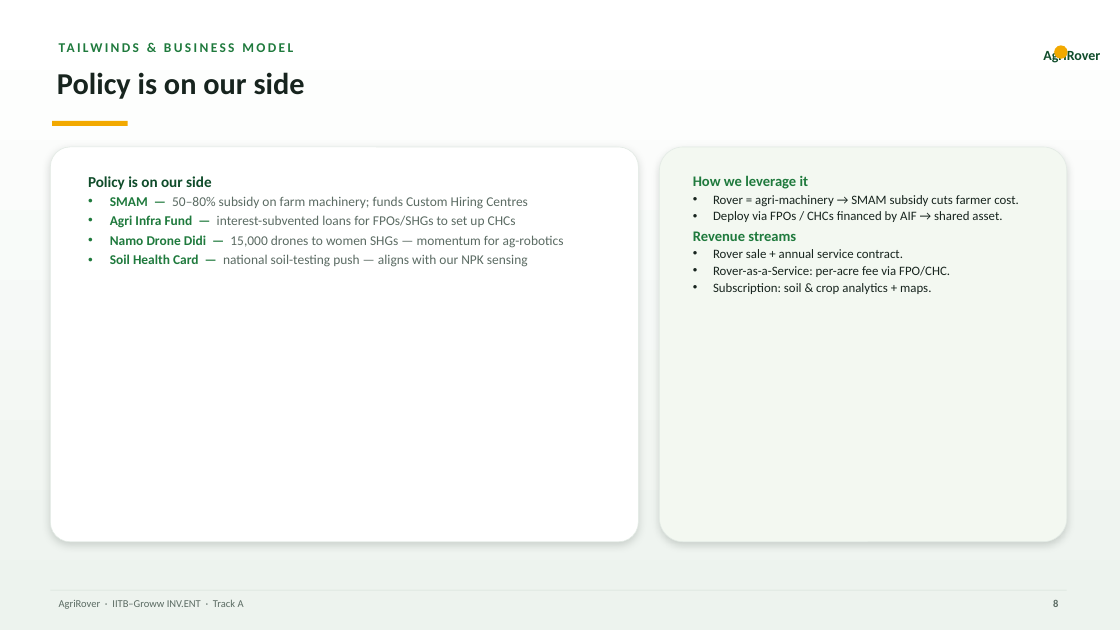
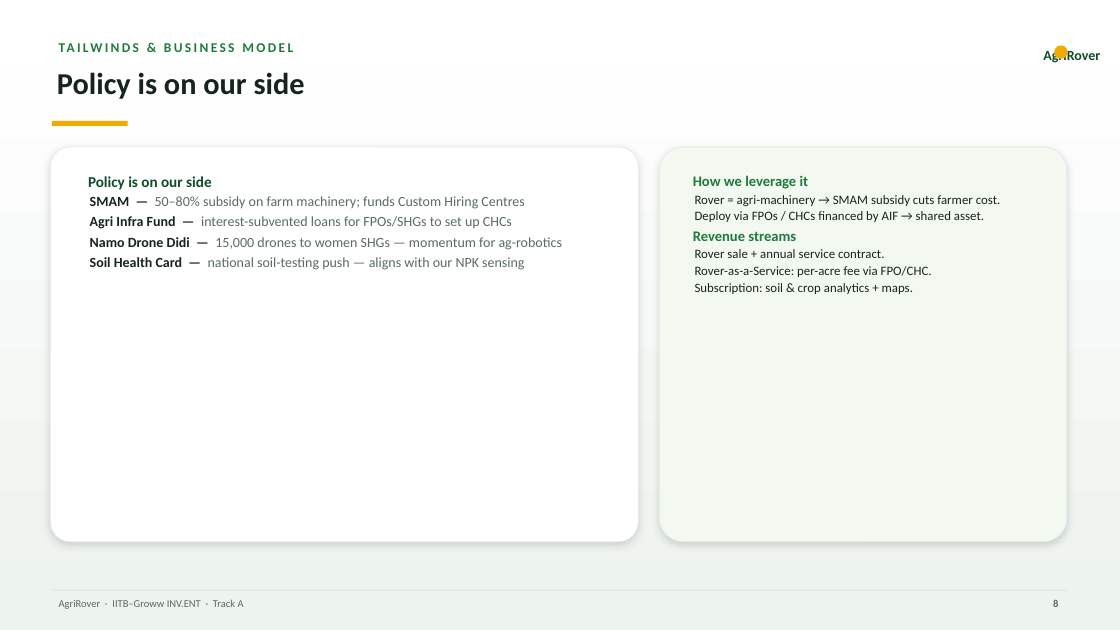
Before and after one commit to aman123825/agrobot, a slide deck: slide 8 of AgriRover_GrowwxIITB.pptx. Drawn at 1120x630 pixels with LibreOffice and Linux fonts; fonts in the diff are those of the drawing. Boxes give left, top, right and bottom in pixels: in the first picture for what was removed or moved away, otherwise in the second. Text is boxed around its words. In the diff, an @@ line names an element or a change of style, - is before the commit and + after.

```diff
--- a/AgriRover_GrowwxIITB.pptx
+++ b/AgriRover_GrowwxIITB.pptx
@@ text at (90, 196, 562, 270): size 11.5 to 12 pt; text colour #1F7A3D to #17241E in "SMAM —", "Agri Infra Fund —", "Namo Drone Didi —", "Soil Health Card —"; bullet • to none @@
@@ text at (695, 195, 1001, 294): bullet • to none @@
```
Also in this commit, not shown: 9 other slides changed.
